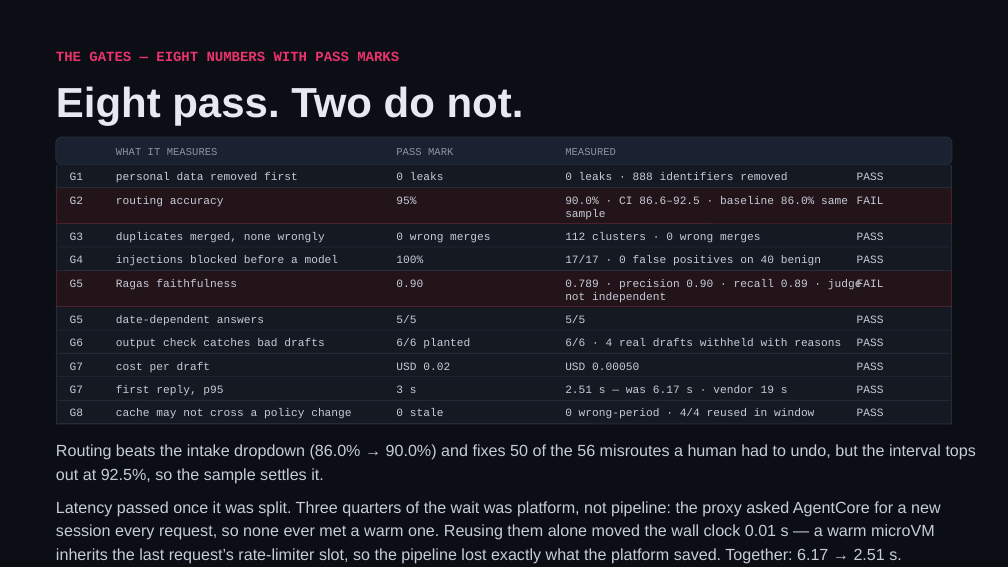
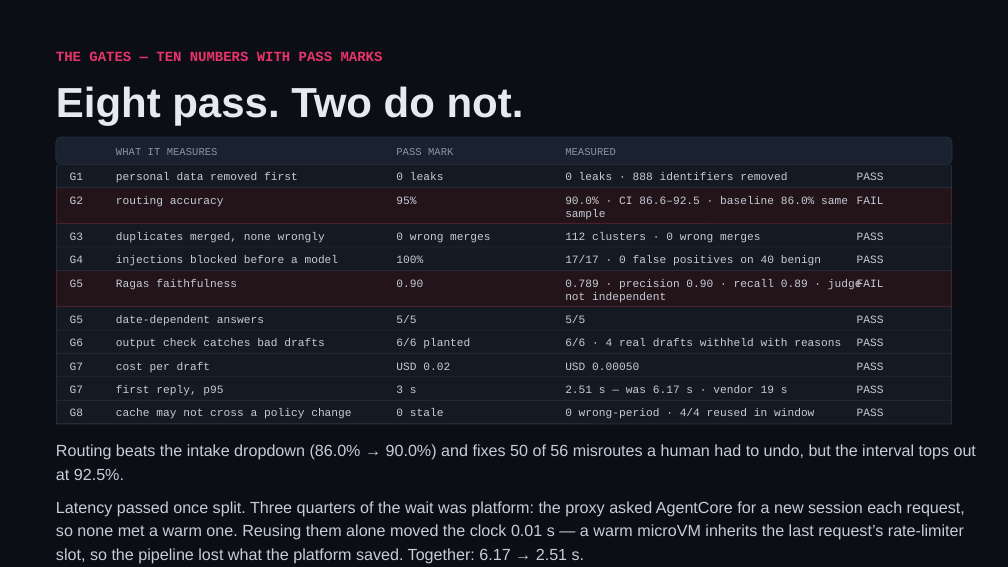
Before and after one commit to shivam-25/ramco-payce-pilot, a slide deck: slide 6 of docs/deck/ramco-payce-pilot.pptx. Drawn at 1008x567 pixels with LibreOffice and Linux fonts; fonts in the diff are those of the drawing. Boxes give left, top, right and bottom in pixels: in the first picture for what was removed or moved away, otherwise in the second. Text is boxed around its words. In the diff, an @@ line names an element or a change of style, - is before the commit and + after.

```diff
--- a/docs/deck/ramco-payce-pilot.pptx
+++ b/docs/deck/ramco-payce-pilot.pptx
@@ text at bbox=[56, 51, 383, 61]: text changed @@
-THE GATES — EIGHT NUMBERS WITH PASS MARKS
+THE GATES — TEN NUMBERS WITH PASS MARKS
@@ text at bbox=[56, 444, 976, 480]: text changed @@
-Routing beats the intake dropdown (86.0% → 90.0%) and fixes 50 of the 56 misroutes a human had to undo, but the interval tops out at 92.5%, so the sample settles it.
+Routing beats the intake dropdown (86.0% → 90.0%) and fixes 50 of 56 misroutes a human had to undo, but the interval tops out at 92.5%.
@@ text at bbox=[56, 501, 965, 564]: text changed @@
-Latency passed once it was split. Three quarters of the wait was platform, not pipeline: the proxy asked AgentCore for a new session every request, so none ever met a warm one. Reusing them alone moved the wall clock 0.01 s — a warm microVM inherits the last request’s rate-limiter slot, so the pipeline lost exactly what the platform saved. Together: 6.17 → 2.51 s.
+Latency passed once split. Three quarters of the wait was platform: the proxy asked AgentCore for a new session each request, so none met a warm one. Reusing them alone moved the clock 0.01 s — a warm microVM inherits the last request’s rate-limiter slot, so the pipeline lost what the platform saved. Together: 6.17 → 2.51 s.
```
Also in this commit, not shown: 3 other slides changed, 7 other files.
